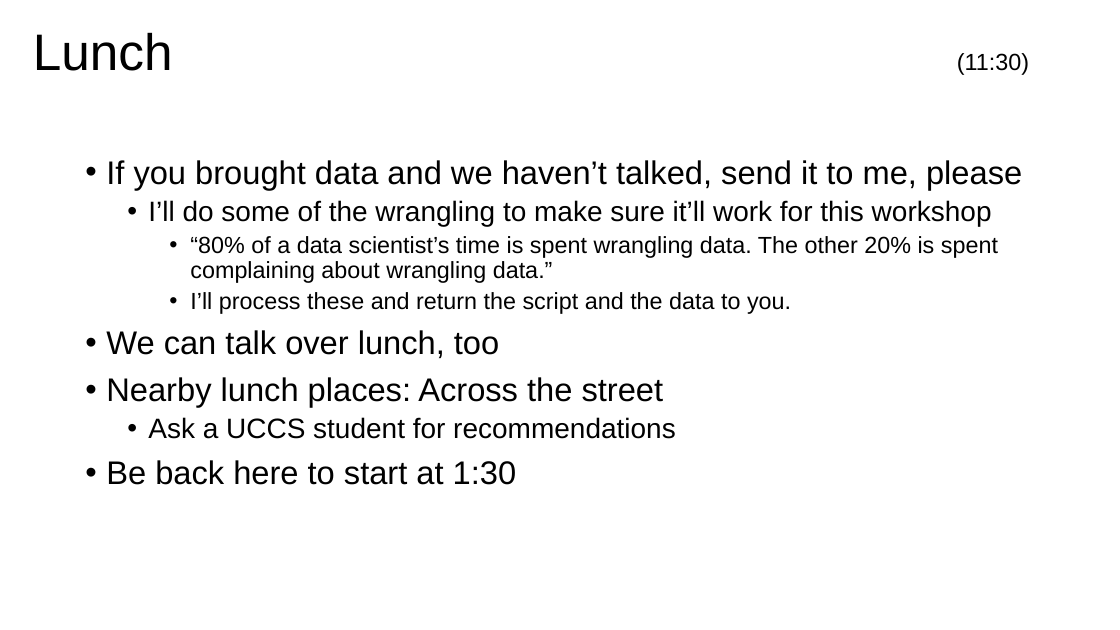
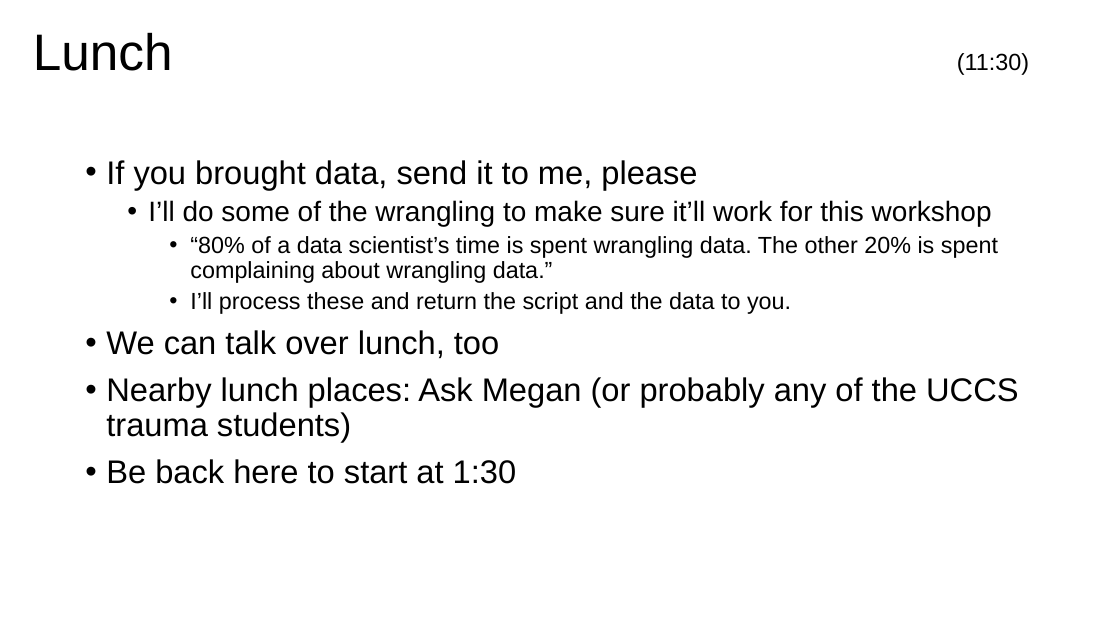
Before and after one commit to barneyricca/NDS_workshop, a slide deck: slide 21 of Slide Decks/Monday Morning.pptx (slide 22 before the commit). Drawn at 1120x630 pixels with LibreOffice and Linux fonts; fonts in the diff are those of the drawing; background and template pictures are left out. Boxes give left, top, right and bottom in pixels: in the first picture for what was removed or moved away, otherwise in the second. Text is boxed around its words. In the diff, an @@ line names an element or a change of style, - is before the commit and + after.

```diff
--- a/Slide Decks/Monday Morning.pptx
+++ b/Slide Decks/Monday Morning.pptx
@@ text at [106,160,697,190]: text changed @@
-• If you brought data and we haven’t talked, send it to me, please
+• If you brought data, send it to me, please
@@ text at [106,377,1018,442]: text changed @@
-• Nearby lunch places: Across the street
-  • Ask a UCCS student for recommendations
+• Nearby lunch places: Ask Megan (or probably any of the UCCS trauma students)
```
Also in this commit, not shown: 13 other slides changed, 1 slide removed, 4 other files.
